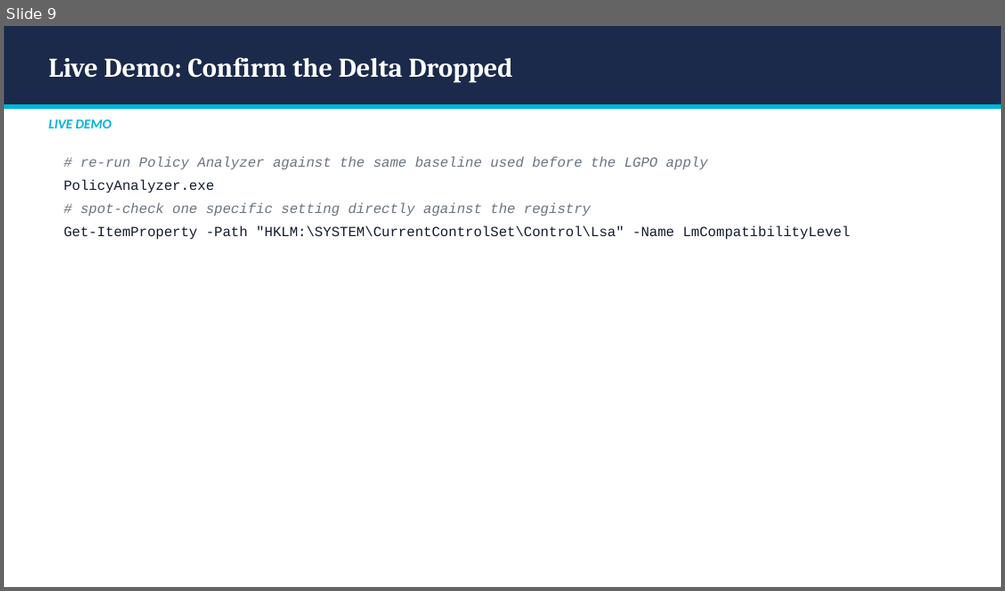
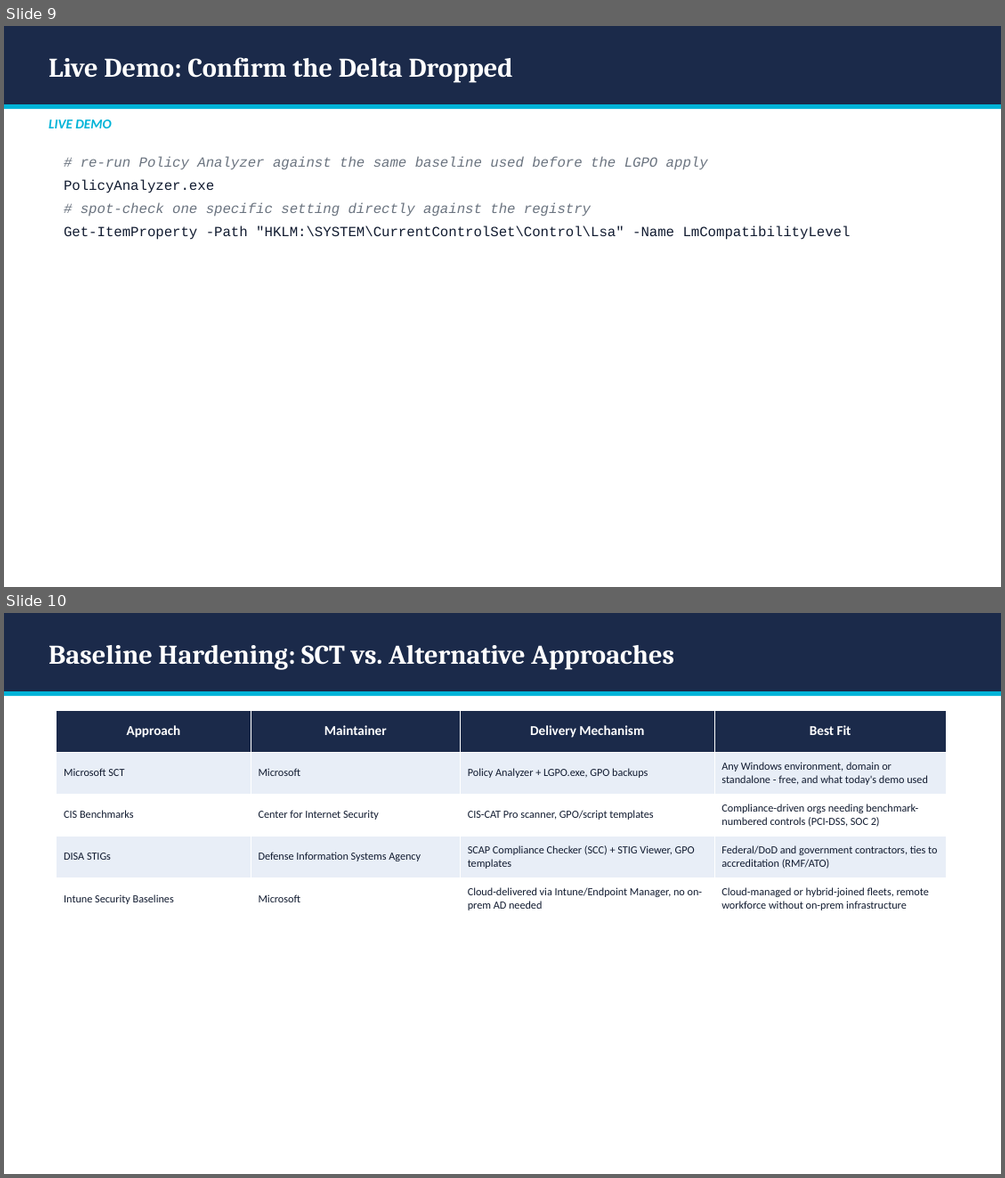
Before and after one commit to BYU-CYBER-444/byu-cyber-444.github.io, a slide deck: lectures/CYBER444_Week04_Windows_Hardening_and_email_security.pptx. Shown one above the other, each under a label of ours: slide 9 before the commit, slides 9 and 10 after it. The pictures are 1005x591 and 1005x1178 pixels, drawn with LibreOffice and Linux fonts; fonts in the diff are those of the drawing. Boxes give left, top, right and bottom in pixels: in the first picture for what was removed or moved away, otherwise in the second. Text is boxed around its words. In the diff, an @@ line names an element or a change of style, - is before the commit and + after.

Commit message:
slides update

```diff
--- a/lectures/CYBER444_Week04_Windows_Hardening_and_email_security.pptx
+++ b/lectures/CYBER444_Week04_Windows_Hardening_and_email_security.pptx
@@ slide 10 added at [4,613,1001,1174], background #FFFFFF @@
@@ rectangle added at [4,613,1001,691], fill #1B2A4A @@
@@ text added at [48,645,674,670], 26 pt, text #FFFFFF, bold @@
+Baseline Hardening: SCT vs. Alternative Approaches
@@ rectangle added at [4,691,1001,696], fill #00B4D8 @@
@@ table added at [57,710,947,919], 5 rows, 4 columns @@
+Approach | Maintainer | Delivery Mechanism | Best Fit
+Microsoft SCT | Microsoft | Policy Analyzer + LGPO.exe, GPO backups | Any Windows environment, domain or standalone - free, and what today's demo used
+CIS Benchmarks | Center for Internet Security | CIS-CAT Pro scanner, GPO/script templates | Compliance-driven orgs needing benchmark-numbered controls (PCI-DSS, SOC 2)
+DISA STIGs | Defense Information Systems Agency | SCAP Compliance Checker (SCC) + STIG Viewer, GPO templates | Federal/DoD and government contractors, ties to accreditation (RMF/ATO)
+Intune Security Baselines | Microsoft | Cloud-delivered via Intune/Endpoint Manager, no on-prem AD needed | Cloud-managed or hybrid-joined fleets, remote workforce without on-prem infrastructure
```
